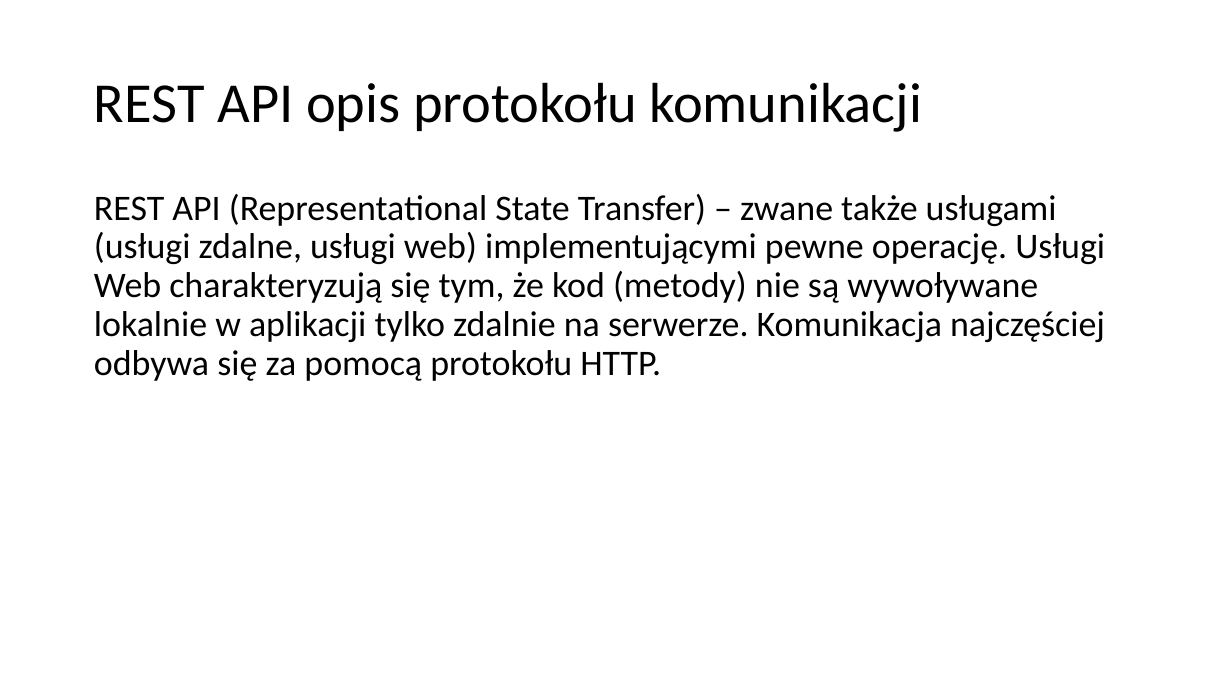
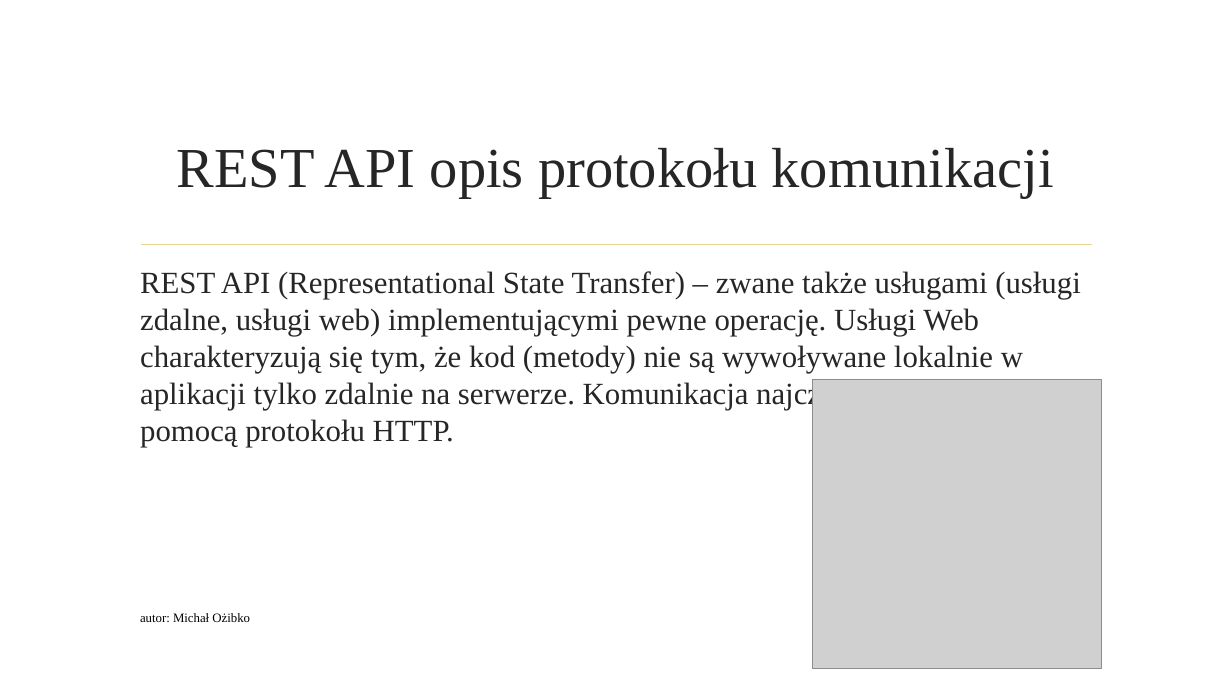
Before and after one commit to qadevpl/repo, a slide deck: slide 3 of JSRestApi/WarsztatQA.pptx. Drawn at 1232x693 pixels with LibreOffice and Linux fonts; fonts in the diff are those of the drawing; grey boxes stand for pictures; background and template pictures are left out. Boxes give left, top, right and bottom in pixels: in the first picture for what was removed or moved away, otherwise in the second. Text is boxed around its words. In the diff, an @@ line names an element or a change of style, - is before the commit and + after.

```diff
--- a/JSRestApi/WarsztatQA.pptx
+++ b/JSRestApi/WarsztatQA.pptx
@@ title "REST API opis protokołu komunikacji": place and size @@
-title "REST API opis protokołu komunikacji" at <box>94,82,922,132</box>
+title "REST API opis protokołu komunikacji" at <box>177,148,1054,198</box>
@@ title "REST API opis protokołu komunikacji" at <box>177,148,1054,198</box>: font Calibri to Times New Roman, text colour #000000 to #262626; alignment left to centre; line spacing 0.9 to 1 @@
@@ text "REST API (Representational State Transfer) ...": place and size @@
-text "REST API (Representational State Transfer) ..." at <box>94,194,1105,381</box>
+text "REST API (Representational State Transfer) ..." at <box>140,271,1081,447</box>
@@ text "REST API (Representational State Transfer) ..." at <box>140,271,1081,447</box>: size 28 to 24 pt, font Calibri to Times New Roman, text colour #000000 to #262626; line spacing 0.9 to 1 @@
@@ line added from (141, 245) to (1092, 245), #E8D191 1.25 pt @@
@@ picture added at <box>812,380,1101,668</box> @@
@@ text added at <box>140,613,250,622</box>, 10 pt, text #000000 @@
+autor: Michał Ożibko
@@ page number added at <box>1046,604,1101,632</box>, 10 pt, text #000000 @@
+3
```
Also in this commit, not shown: 15 other slides changed, 1 slide added, 1 slide removed.
